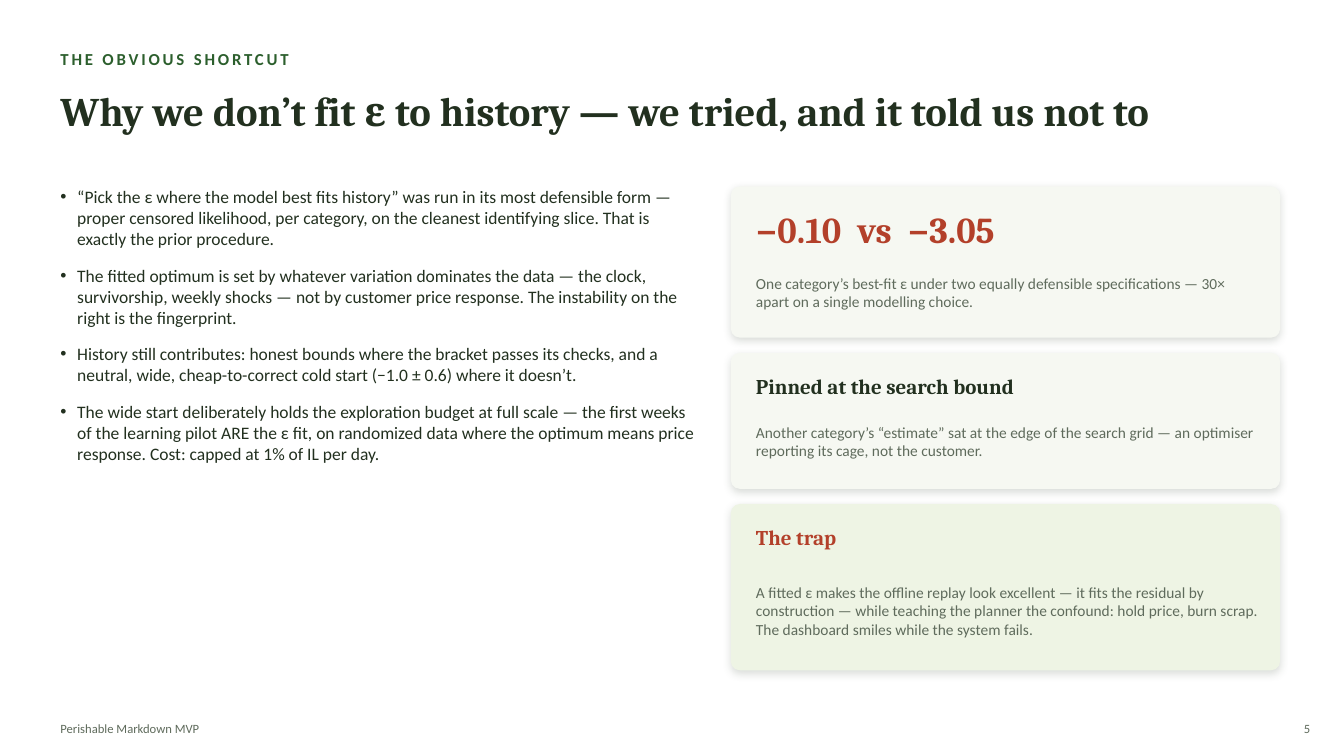
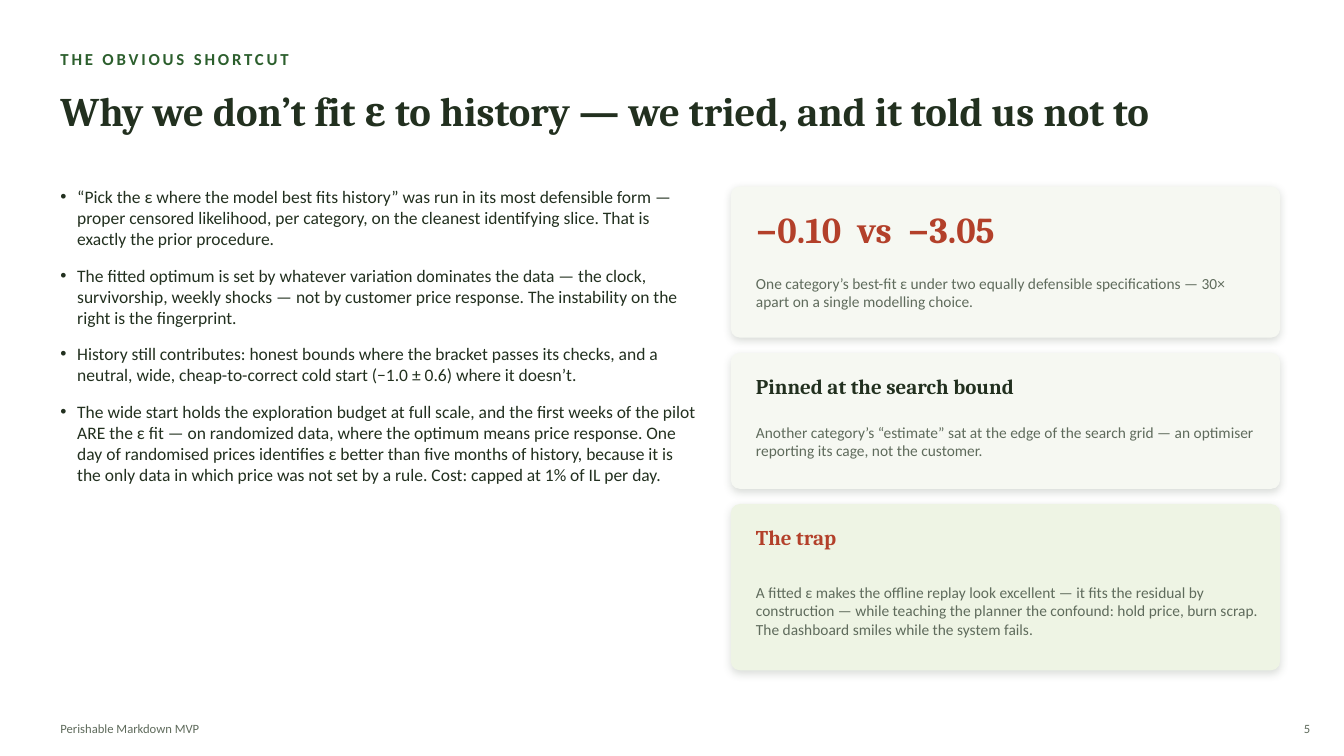
Before and after one commit to Kamalyunus/fresh-markdown, a slide deck: slide 5 of docs/perishable_markdown_tech_deck.pptx. Drawn at 1344x756 pixels with LibreOffice and Linux fonts; fonts in the diff are those of the drawing. Boxes give left, top, right and bottom in pixels: in the first picture for what was removed or moved away, otherwise in the second. Text is boxed around its words. In the diff, an @@ line names an element or a change of style, - is before the commit and + after.

```diff
--- a/docs/perishable_markdown_tech_deck.pptx
+++ b/docs/perishable_markdown_tech_deck.pptx
@@ text at bbox=[77, 406, 695, 484]: text changed @@
-• The wide start deliberately holds the exploration budget at full scale — the first weeks of the learning pilot ARE the ε fit, on randomized data where the optimum means price response. Cost: capped at 1% of IL per day.
+• The wide start holds the exploration budget at full scale, and the first weeks of the pilot ARE the ε fit — on randomized data, where the optimum means price response. One day of randomised prices identifies ε better than five months of history, because it is the only data in which price was not set by a rule. Cost: capped at 1% of IL per day.
```
Also in this commit, not shown: 1 other slide changed, 1 other file.
